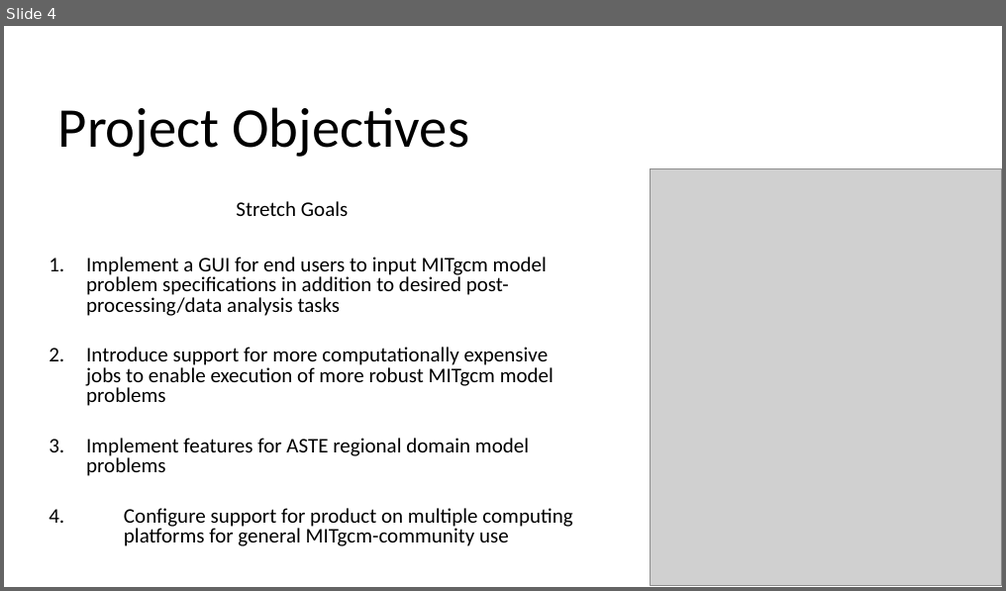
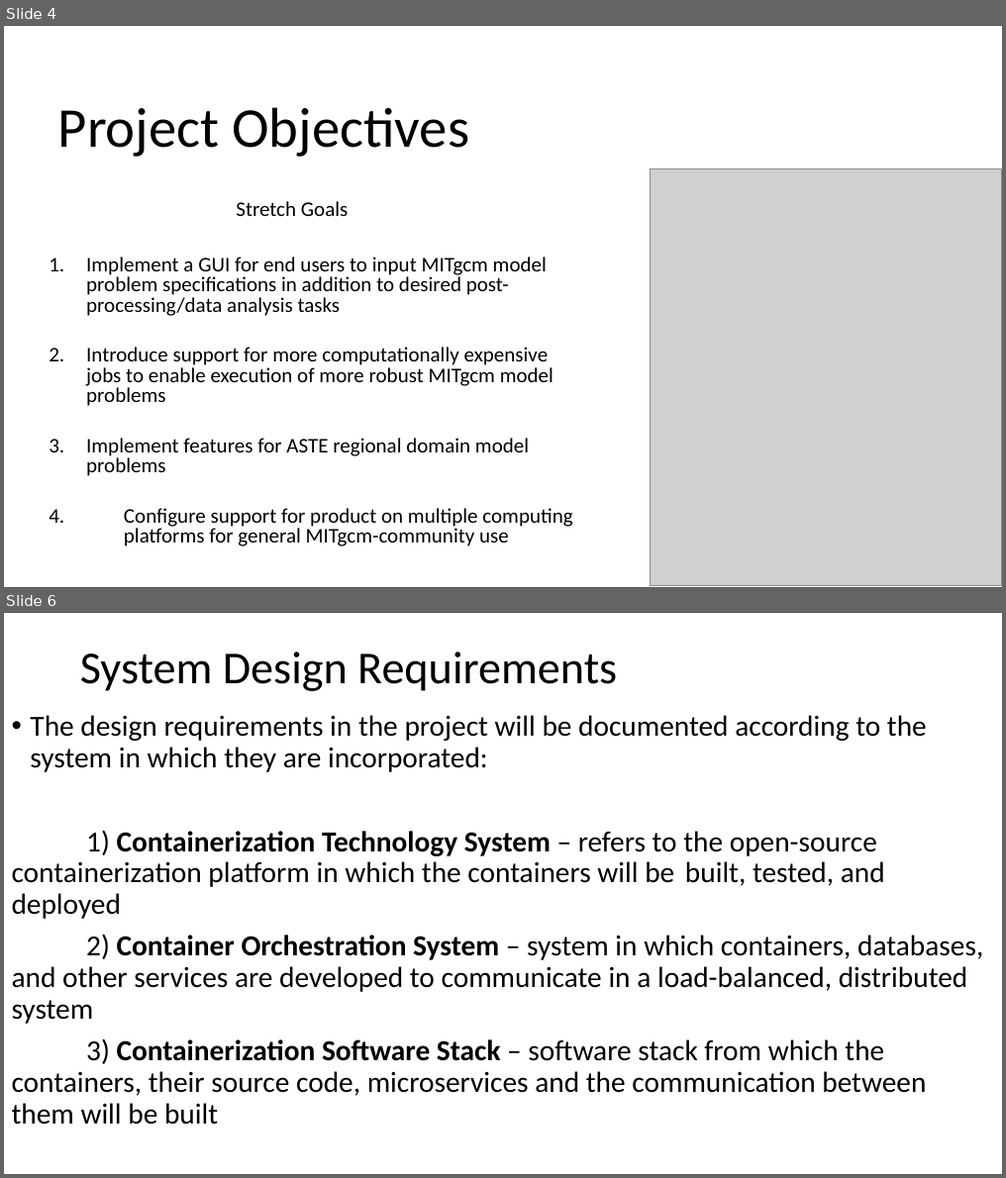
Before and after one commit to JCam98/MITgcm-solver, a slide deck: deliverables/product_design_overview.pptx. Shown one above the other, each under a label of ours: slide 4 before the commit, slides 4 and 6 after it; the slides between them are not shown. The pictures are 1006x591 and 1006x1178 pixels, drawn with LibreOffice and Linux fonts; fonts in the diff are those of the drawing; grey boxes stand for pictures; background and template pictures are left out. Boxes give left, top, right and bottom in pixels: in the first picture for what was removed or moved away, otherwise in the second. Text is boxed around its words. In the diff, an @@ line names an element or a change of style, - is before the commit and + after.

Commit message:
updated product_design_overview project_requirements feasibility_analysis and GUI_Design_SM_0.1

```diff
--- a/deliverables/product_design_overview.pptx
+++ b/deliverables/product_design_overview.pptx
@@ slide 6 added at bbox=[4, 613, 1002, 1174], background picture (left out) @@
@@ title added at bbox=[80, 652, 617, 691], 44 pt, text #000000 @@
+System Design Requirements
@@ text added at bbox=[12, 715, 983, 1125], 28 pt, text #000000 @@
+• The design requirements in the project will be documented according to the system in which they are incorporated:
+1) Containerization Technology System – refers to the open-source containerization platform in which the containers will be built, tested, and deployed
+2) Container Orchestration System – system in which containers, databases, and other services are developed to communicate in a load-balanced, distributed system
+3) Containerization Software Stack – software stack from which the containers, their source code, microservices and the communication between them will be built
```
Also in this commit, not shown: 3 slides changed, 3 other slides added, 6 slides removed, 32 other files.
